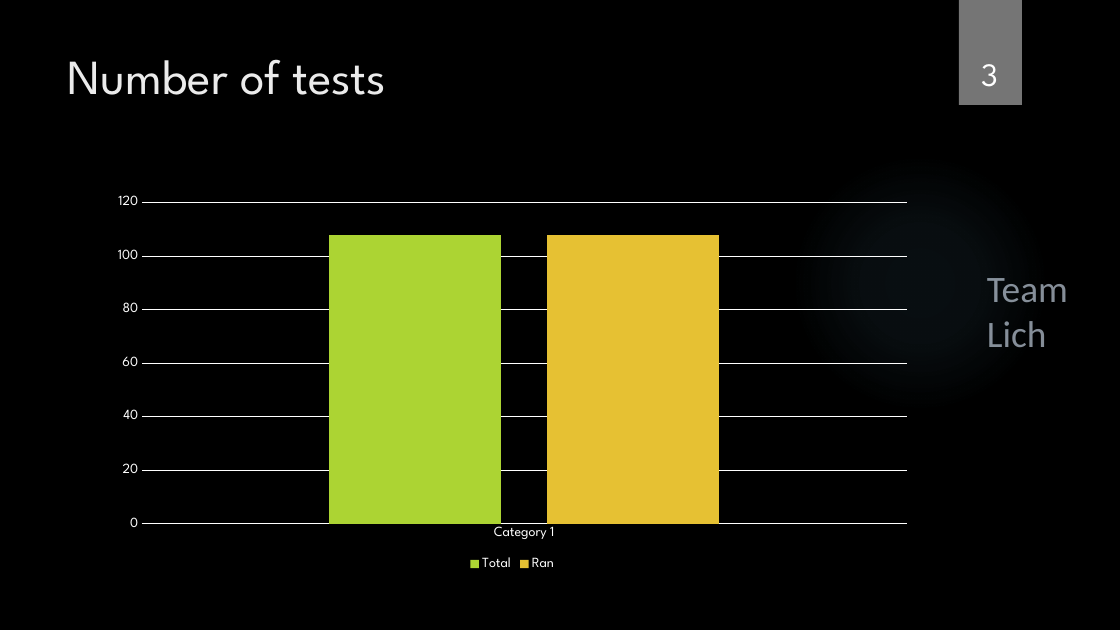
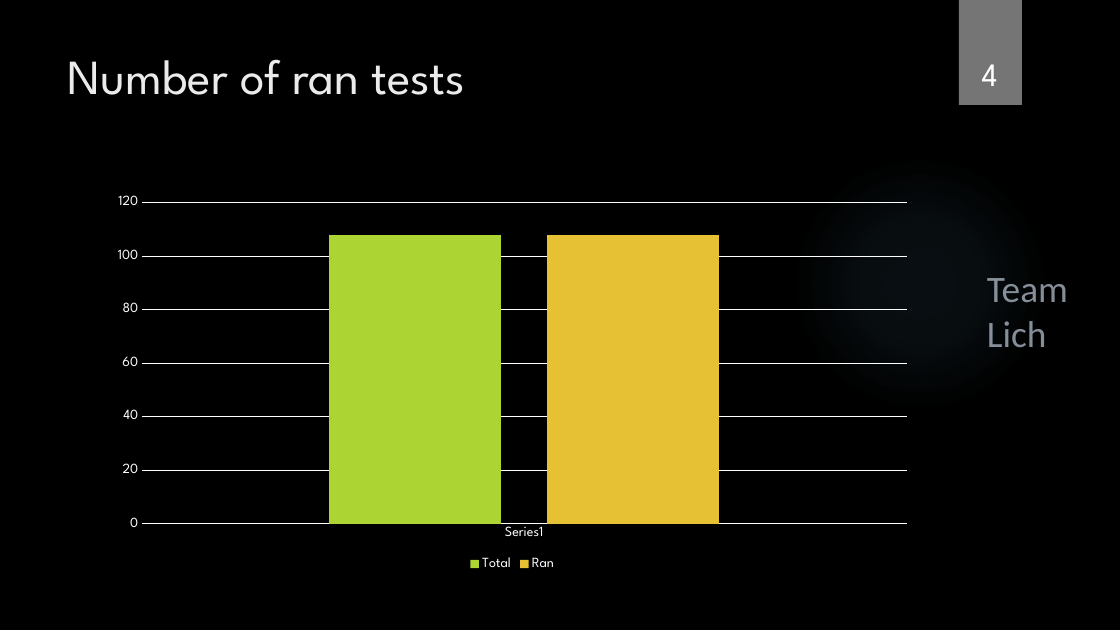
Before and after one commit to Team-Lich/Presentations, a slide deck: slide 4 of TestStatistics.pptx (slide 3 before the commit). Drawn at 1120x630 pixels with LibreOffice and Linux fonts; fonts in the diff are those of the drawing; background and template pictures are left out. Boxes give left, top, right and bottom in pixels: in the first picture for what was removed or moved away, otherwise in the second. Text is boxed around its words. In the diff, an @@ line names an element or a change of style, - is before the commit and + after.

Commit message:
Statistic chart twerk

```diff
--- a/TestStatistics.pptx
+++ b/TestStatistics.pptx
@@ title at bbox=[68, 59, 465, 95]: text changed @@
-Number of tests
+Number of ran tests
@@ page number at bbox=[982, 64, 998, 86]: text changed @@
-3
+4
@@ column chart at bbox=[102, 188, 923, 574] @@
-categories: Category 1
+categories: 
```
Also in this commit, not shown: 1 other slide changed, 1 slide added.
